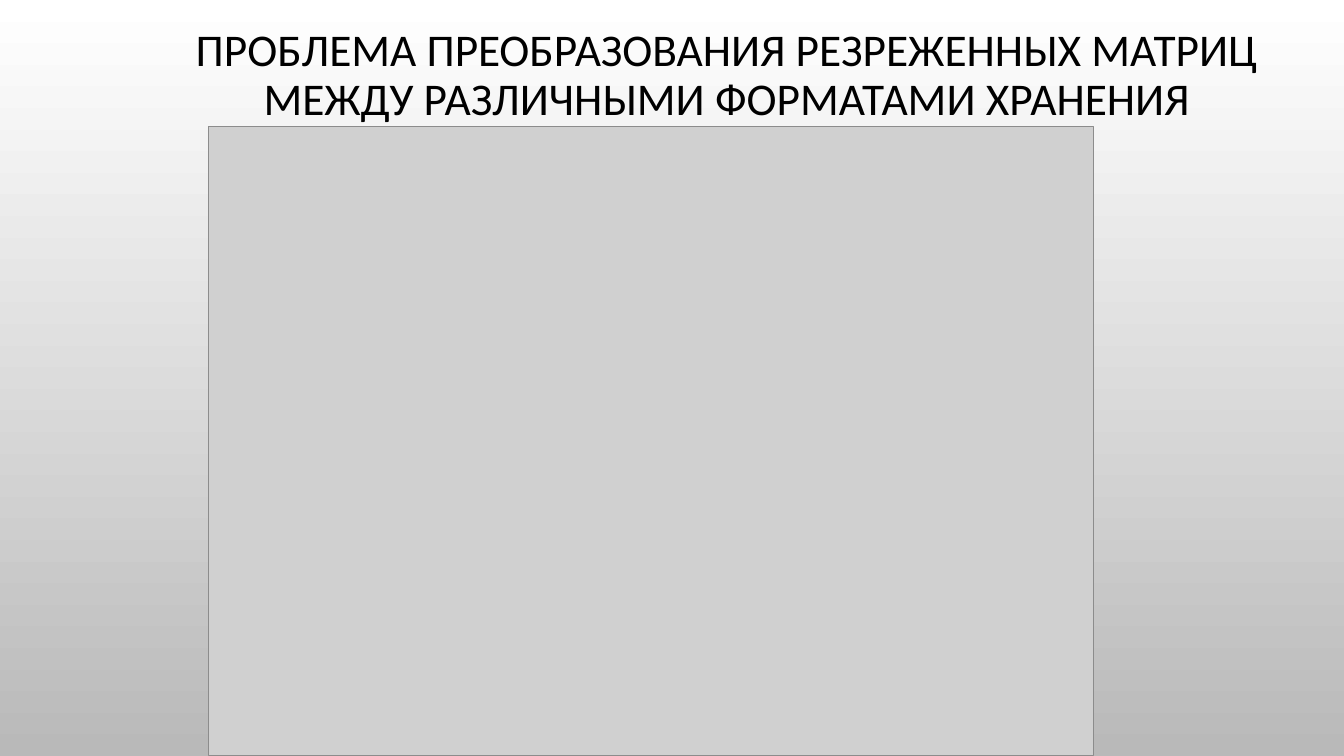
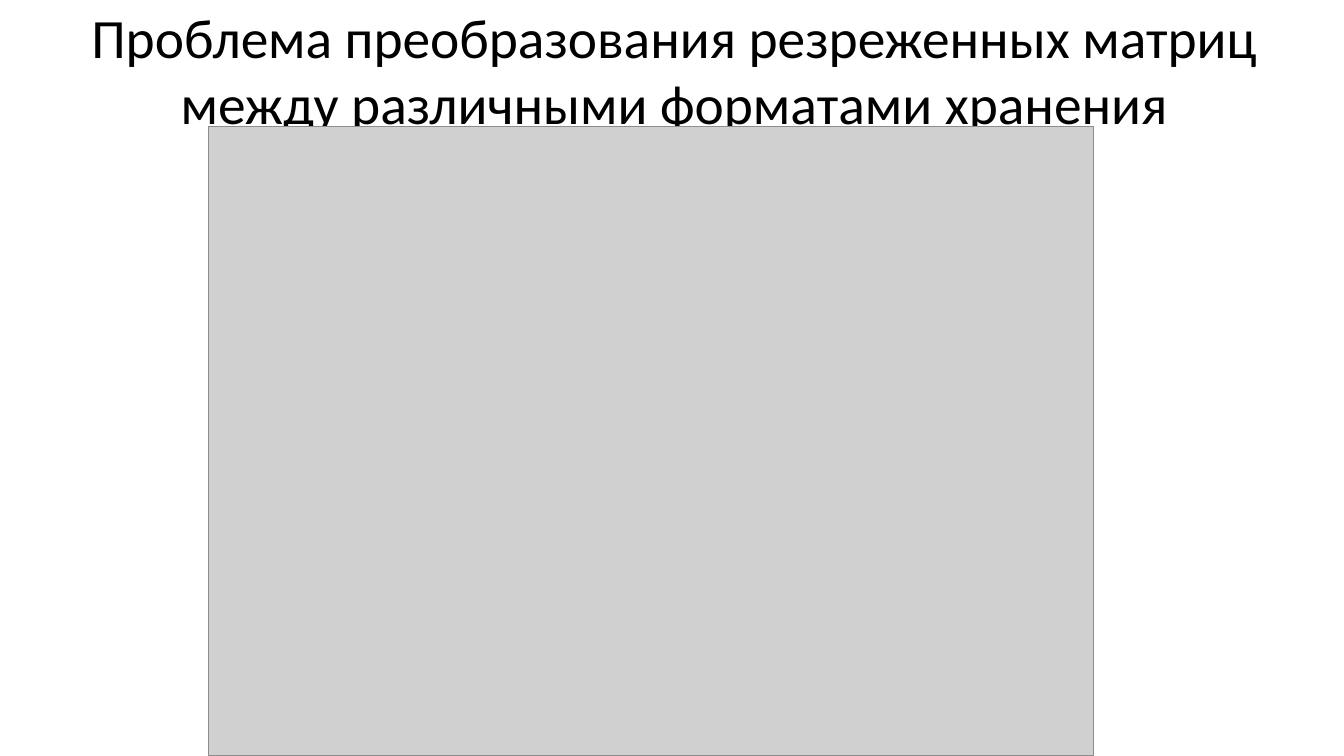
Before and after one commit to LitvinovVN/CudaLearning, a slide deck: slide 4 of _09_PtmConvTest/ptm conveyor.pptx. Drawn at 1344x756 pixels with LibreOffice and Linux fonts; fonts in the diff are those of the drawing; grey boxes stand for pictures; background and template pictures are left out. Boxes give left, top, right and bottom in pixels: in the first picture for what was removed or moved away, otherwise in the second. Text is boxed around its words. In the diff, an @@ line names an element or a change of style, - is before the commit and + after.

```diff
--- a/_09_PtmConvTest/ptm conveyor.pptx
+++ b/_09_PtmConvTest/ptm conveyor.pptx
@@ background picture (left out) to #FFFFFF @@
@@ title at [91, 20, 1256, 138]: text changed; size 32.4 to 39.6 pt @@
-ПРОБЛЕМА ПРЕОБРАЗОВАНИЯ РЕЗРЕЖЕННЫХ МАТРИЦ МЕЖДУ РАЗЛИЧНЫМИ ФОРМАТАМИ ХРАНЕНИЯ
+Проблема преобразования резреженных матриц между различными форматами хранения
```
Also in this commit, not shown: 7 other slides changed, 3 slides added, 1 slide removed, 1 other file.
